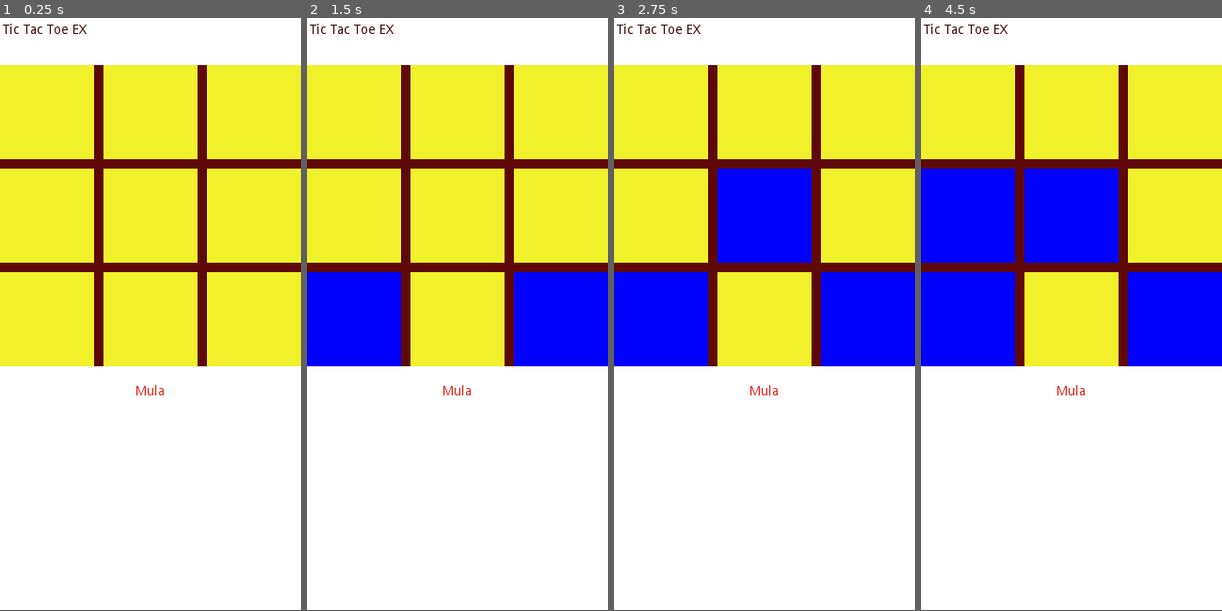
Above: before the commit, frames 1-4 (left to right).
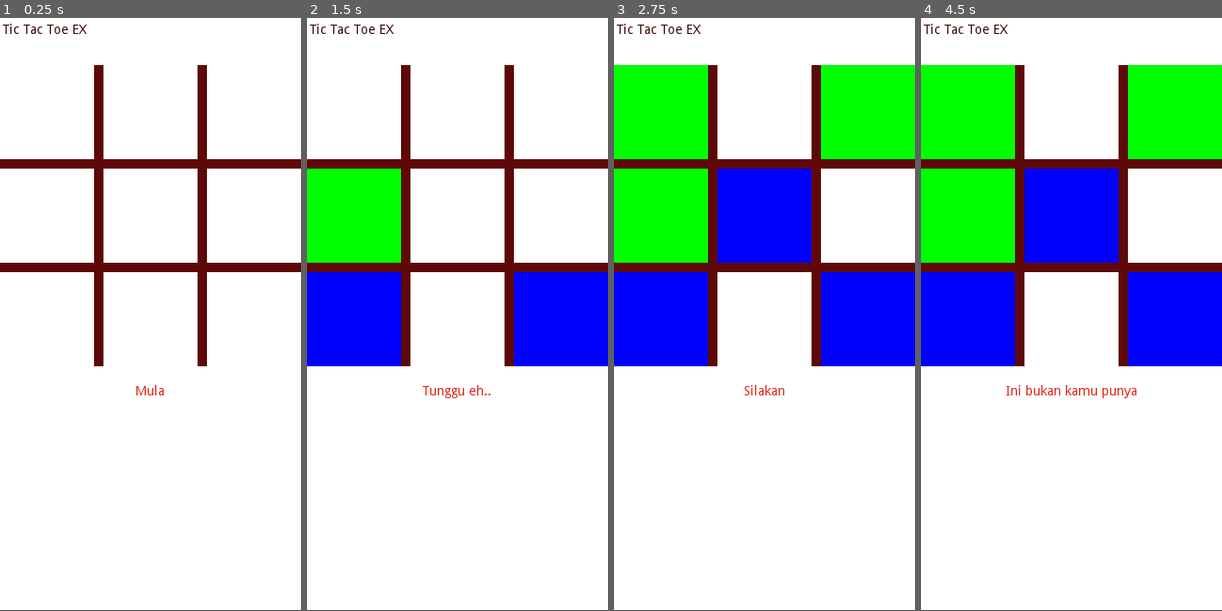
Above: after the commit, the same moments.

Repository: sanijalal/tictactoe-godot
Game: Godot game, scene res://MainScene.tscn
The game is run twice, just before and just after one commit, with the same random seed, the same clock (stepped at 60 frames per second) and the same inputs.
Inputs (mouse positions are in pixels of both pictures, inside the frame that each line leads up to):
- Up to frame 1 (0.25 s): no input
- Up to frame 2 (1.5 s): tap Enter at 0.5 s; move the mouse to (523, 278) at 0.52 s; click (523, 278) at 0.67 s; move the mouse to (397, 338) at 1.27 s; click (397, 338) at 1.42 s
- Up to frame 3 (2.75 s): move the mouse to (794, 178) at 2.02 s; click (794, 178) at 2.17 s
- Up to frame 4 (4.5 s): move the mouse to (1056, 433) at 2.77 s; click (1056, 433) at 2.92 s; tap Space at 3.5 s; move the mouse to (1161, 397) at 3.52 s; click (1161, 397) at 3.67 s; tap Enter at 4.25 s; move the mouse to (981, 219) at 4.27 s; click (981, 219) at 4.42 s

The runs differ from the first frame. In frame 1, 45% of the frame differs, in the area x 0-100%, y 7-59%; in frame 2, 35%; in frame 3, 30%; in frame 4, 30%.

Commit message:
Add opponent move with super advanced machine learning AI.

Diff:
--- a/MainScene.gd
+++ b/MainScene.gd
@@ -1,16 +1,25 @@
 extends Node2D
 
+enum State {STATE_PLAYER_TURN, STATE_CHECK_WIN, STATE_OPPONENT_TURN, STATE_ENDGAME}
+var opponentBoxes = []
+var playerBoxes = []
+
+var currentState = State.STATE_PLAYER_TURN
+
 func _ready():
+	$Timer.connect("timeout",self,"_on_timer_timeout")
 	pass # Replace with function body.
 
 func _input(event):
+	if currentState == State.STATE_OPPONENT_TURN:
+		return
+
 	if event is InputEventMouseButton && event.is_pressed():
 		#print("Pressed")
-		print(event.position.x)
-		print(event.position.y)
+#		print(event.position.x)
+#		print(event.position.y)
 		var boxIndex = getBoxIndex(event.position.x, event.position.y)
 		selectBox(boxIndex)
-
 
 func getBoxIndex(x, y):
 	if x < 100:
@@ -38,6 +47,16 @@
 
 func selectBox(index):
 	#print("Select Box " + String(index))
+	if opponentBoxes.has(index):
+		$TulisanArahan.text = "Ini bukan kamu punya"
+		return
+
+	if playerBoxes.has(index):
+		$TulisanArahan.text = "Pilih lain"
+		return
+
+	playerBoxes.append(index)
+
 	if index == -1:
 		return
 
@@ -62,3 +81,78 @@
 		boxSelected = $Rect8
 
 	boxSelected.color = Color(0,0,255)
+	moveToNextState()
+
+func moveToNextState():
+	var opponentBoxCount = opponentBoxes.size()
+	var playerBoxCount = playerBoxes.size()
+
+	print("Opponent box count " + String(opponentBoxCount))
+	print("Player box count " + String(playerBoxCount))
+
+	var boxSelectedCount = opponentBoxCount + playerBoxCount
+	if boxSelectedCount >= 9:
+		$TulisanArahan.text = "Habis dah lah"
+
+		return
+
+	if currentState == State.STATE_PLAYER_TURN:
+		currentState = State.STATE_OPPONENT_TURN
+		$TulisanArahan.text = "Tunggu eh.."
+		$Timer.start(0.5)
+	elif currentState == State.STATE_OPPONENT_TURN:
+		currentState = State.STATE_PLAYER_TURN
+		$TulisanArahan.text = "Silakan"
+
+func superAdvancedAIPlayNextStep():
+	var opponentBoxCount = opponentBoxes.size()
+	var playerBoxCount = playerBoxes.size()
+
+	var boxSelectedCount = opponentBoxCount + playerBoxCount
+	if boxSelectedCount >= 9:
+		$TulisanArahan.text = "Habis dah lah"
+		currentState = State.STATE_ENDGAME
+		return
+
+	var isAvailable = false
+	var boxToSelect = -1
+
+	while isAvailable == false:
+		var randomBoxIndex = randi() % 8
+		if opponentBoxes.has(randomBoxIndex) == false && playerBoxes.has(randomBoxIndex) == false:
+			isAvailable = true
+			boxToSelect = randomBoxIndex
+	opponentSelectBox(boxToSelect)
+
+func _on_timer_timeout():
+	$Timer.stop()
+	superAdvancedAIPlayNextStep()
+
+func opponentSelectBox(index):
+	if index == -1:
+		return
+
+	opponentBoxes.append(index)
+
+	var boxSelected;
+	if index == 0:
+		boxSelected = $Rect0
+	elif index == 1:
+		boxSelected = $Rect1
+	elif index == 2:
+		boxSelected = $Rect2
+	elif index == 3:
+		boxSelected = $Rect3
+	elif index == 4:
+		boxSelected = $Rect4
+	elif index == 5:
+		boxSelected = $Rect5
+	elif index == 6:
+		boxSelected = $Rect6
+	elif index == 7:
+		boxSelected = $Rect7
+	elif index == 8:
+		boxSelected = $Rect8
+
+	boxSelected.color = Color(0,255,0)
+	moveToNextState()
--- a/MainScene.tscn
+++ b/MainScene.tscn
@@ -80,7 +80,6 @@
 margin_top = 60.0
 margin_right = 100.0
 margin_bottom = 160.0
-color = Color( 0.945098, 0.94902, 0.172549, 1 )
 __meta__ = {
 "_edit_use_anchors_": false
 }
@@ -90,7 +89,6 @@
 margin_top = 60.0
 margin_right = 210.0
 margin_bottom = 160.0
-color = Color( 0.945098, 0.94902, 0.172549, 1 )
 __meta__ = {
 "_edit_use_anchors_": false
 }
@@ -100,7 +98,6 @@
 margin_top = 60.0
 margin_right = 320.0
 margin_bottom = 160.0
-color = Color( 0.945098, 0.94902, 0.172549, 1 )
 __meta__ = {
 "_edit_use_anchors_": false
 }
@@ -109,7 +106,6 @@
 margin_top = 170.0
 margin_right = 100.0
 margin_bottom = 270.0
-color = Color( 0.945098, 0.94902, 0.172549, 1 )
 __meta__ = {
 "_edit_use_anchors_": false
 }
@@ -119,7 +115,6 @@
 margin_top = 170.0
 margin_right = 210.0
 margin_bottom = 270.0
-color = Color( 0.945098, 0.94902, 0.172549, 1 )
 __meta__ = {
 "_edit_use_anchors_": false
 }
@@ -129,7 +124,6 @@
 margin_top = 170.0
 margin_right = 320.0
 margin_bottom = 270.0
-color = Color( 0.945098, 0.94902, 0.172549, 1 )
 __meta__ = {
 "_edit_use_anchors_": false
 }
@@ -138,7 +132,6 @@
 margin_top = 280.0
 margin_right = 100.0
 margin_bottom = 380.0
-color = Color( 0.945098, 0.94902, 0.172549, 1 )
 __meta__ = {
 "_edit_use_anchors_": false
 }
@@ -148,7 +141,6 @@
 margin_top = 280.0
 margin_right = 210.0
 margin_bottom = 380.0
-color = Color( 0.945098, 0.94902, 0.172549, 1 )
 __meta__ = {
 "_edit_use_anchors_": false
 }
@@ -158,7 +150,6 @@
 margin_top = 280.0
 margin_right = 320.0
 margin_bottom = 380.0
-color = Color( 0.945098, 0.94902, 0.172549, 1 )
 __meta__ = {
 "_edit_use_anchors_": false
 }
@@ -173,3 +164,5 @@
 __meta__ = {
 "_edit_use_anchors_": false
 }
+
+[node name="Timer" type="Timer" parent="."]
